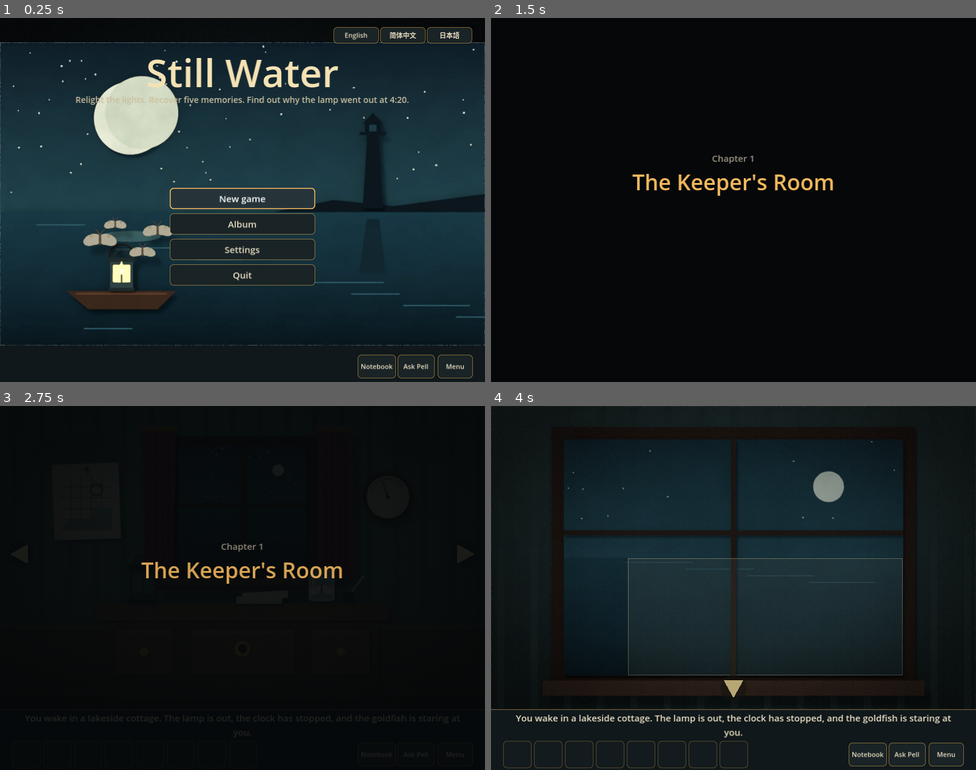
Above: before the commit, frames 1-4 (two rows, left to right).
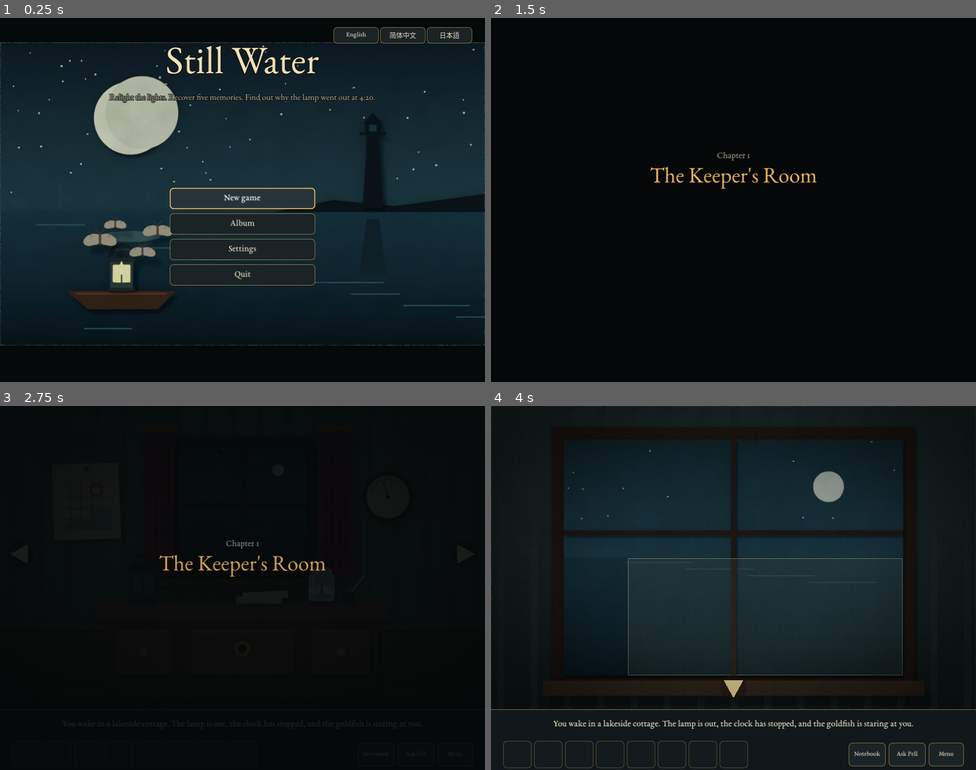
Above: after the commit, the same moments.

Repository: pemense2w/-
Game: Godot game, scene res://game/main.tscn
The game is run twice, just before and just after one commit, with the same random seed, the same clock (stepped at 60 frames per second) and the same inputs.
Inputs (mouse positions are in pixels of both pictures, inside the frame that each line leads up to):
- Up to frame 1 (0.25 s): no input
- Up to frame 2 (1.5 s): click "New game" at 0.5 s; tap Enter at 1.25 s; drag from (733, 200) to (782, 119) at 1.27 s
- Up to frame 3 (2.75 s): click (24, 755) at 2.02 s
- Up to frame 4 (4 s): click (549, 755) at 2.77 s; drag from (733, 507) to (709, 660) at 3.52 s

The runs differ from the first frame. In frame 1, 7.9% of the frame differs, in the area x 2-98%, y 3-99%; in frame 2, 1.2%; in frame 3, 1.3%; in frame 4, 1.6%.

Commit message:
Fonts for en/zh/ja, title screen fixes, README, export presets, cross-cutting tests
- assets/fonts: EB Garamond / Liberation Sans / Noto CJK subsets (tools/make_fonts.py)
- root theme font follows language and plain-font setting
- title: full-viewport backdrop, outlined title and tagline
- tests/test_misc.gd: save/load, migration, settings, hint timing, chapter select, localisation completeness
- tests/shots_loc.gd: zh/ja screenshots

Co-Authored-By: Claude Sonnet 5.5 <noreply@anthropic.com>
Claude-Session: https://claude.ai/code/session_013zPNuHWMNQ4uk7PKS4yF48

Diff:
--- a/game/core/title_screen.gd
+++ b/game/core/title_screen.gd
@@ -15,7 +15,7 @@
 	mouse_filter = Control.MOUSE_FILTER_STOP
 	var bgc := ColorRect.new()
 	bgc.color = Color("#070b0d")
-	bgc.size = size
+	bgc.size = Vector2(1600, 1200)
 	add_child(bgc)
 	var v: Dictionary = G.views.get("ui_title", {})
 	if not v.is_empty():
@@ -29,17 +29,21 @@
 		add_child(tr)
 	var shade := ColorRect.new()
 	shade.color = Color(0, 0, 0, 0.18)
-	shade.size = size
+	shade.size = Vector2(1600, 1200)
 	shade.mouse_filter = Control.MOUSE_FILTER_IGNORE
 	add_child(shade)
 	var t := UI.label(L.t("game.title"), 124, Color("#f4e2b4"), HORIZONTAL_ALIGNMENT_CENTER, false)
 	t.add_theme_font_override("font", Fonts.world())
 	t.add_theme_font_size_override("font_size", 128)
+	t.add_theme_color_override("font_outline_color", Color(0.03, 0.05, 0.07, 0.85))
+	t.add_theme_constant_override("outline_size", 10)
 	t.position = Vector2(0, 90)
 	t.size = Vector2(1600, 160)
 	add_child(t)
 	var sub := UI.label(L.t("game.tagline"), 28, Color("#cbbf9f"), HORIZONTAL_ALIGNMENT_CENTER, false)
 	sub.add_theme_font_override("font", Fonts.world())
+	sub.add_theme_color_override("font_outline_color", Color(0.03, 0.05, 0.07, 0.9))
+	sub.add_theme_constant_override("outline_size", 8)
 	sub.position = Vector2(200, 250)
 	sub.size = Vector2(1200, 40)
 	add_child(sub)
--- a/game/main.gd
+++ b/game/main.gd
@@ -176,7 +176,13 @@
 	add_child(b)
 	return b
 
+func _apply_theme_font() -> void:
+	var th := Theme.new()
+	th.default_font = Fonts.ui()
+	theme = th
+
 func _relabel() -> void:
+	_apply_theme_font()
 	btn_nb.text = L.t("ui.notebook")
 	btn_pell.text = L.t("ui.ask_pell")
 	btn_menu.text = L.t("ui.menu")
@@ -188,6 +194,7 @@
 	_on_changed()
 
 func _apply_settings() -> void:
+	_apply_theme_font()
 	caption.add_theme_font_size_override("font_size", UI.fs(30))
 	caption.add_theme_font_override("font", Fonts.ui())
 	btn_nb.visible = not G.settings.purist
--- /dev/null
+++ b/tests/shots_loc.gd
@@ -0,0 +1,36 @@
+extends "res://tests/test_base.gd"
+## Screenshots of UI and text-heavy screens in zh / ja (run under xvfb-run, without --headless).
+func _initialize() -> void:
+	_run()
+func _run() -> void:
+	await boot()
+	for lang in ["zh", "ja"]:
+		L.set_language(lang)
+		G.new_game()
+		await tick(3)
+		await shot("loc_%s_c1_start" % lang)
+		G.say_text(L.t("c1.intro"))
+		await tick(3)
+		await shot("loc_%s_c1_say" % lang)
+		main.ask_pell(); await tick(4); await shot("loc_%s_hint" % lang)
+		main._close_modal(); await tick(2)
+		G.note("clock_fish"); G.note("floats"); G.note("shapes")
+		main.open_notebook(); await tick(3); await shot("loc_%s_notebook" % lang)
+		main._close_modal(); await tick(2)
+		main.open_settings(); await tick(3); await shot("loc_%s_settings" % lang)
+		main._close_modal(); await tick(2)
+		main.open_pause(); await tick(3); await shot("loc_%s_pause" % lang)
+		main._close_modal(); await tick(2)
+		main.show_title(); await tick(4); await shot("loc_%s_title" % lang)
+		main.title.queue_free(); main.title = null; main.modal = null; await tick(2)
+		G.new_game(); await tick(2)
+		main.open_album(); await tick(3); await shot("loc_%s_album" % lang)
+		main._close_modal(); await tick(2)
+		var es = load("res://game/core/end_screen.gd").new()
+		main.overlay.add_child(es); es.setup("A"); await tick(30); await shot("loc_%s_end" % lang)
+		es.queue_free(); await tick(2)
+		var sp: Control = load("res://game/core/stage_player.gd").new()
+		main.overlay.add_child(sp); sp.play(1)
+		await tick(120); await shot("loc_%s_memory" % lang)
+		sp.queue_free(); await tick(2)
+	finish()
--- /dev/null
+++ b/tests/test_misc.gd
@@ -0,0 +1,123 @@
+extends "res://tests/test_base.gd"
+## Cross-cutting checks: save/load, settings, hint timing, chapter select, localisation completeness.
+
+func _initialize() -> void:
+	_run()
+
+func _run() -> void:
+	await boot()
+	# ---- localisation completeness: every puzzle in every chapter has three hint tiers in every language
+	G.new_game()
+	await tick()
+	for n in range(1, 6):
+		G._load_chapter(n)
+		var pz: Array = G.chapter.puzzles()
+		check(pz.size() >= 5, "chapter %d lists its puzzles (%d)" % [n, pz.size()])
+		for p in pz:
+			for lang in L.LANGS:
+				L.lang = lang
+				for tier in [1, 2, 3]:
+					check(L.has_key("hint.%s.%d" % [p.id, tier]), "hint.%s.%d missing (%s)" % [p.id, tier, lang])
+					var t: String = L.t("hint.%s.%d" % [p.id, tier])
+					check(not t.begins_with("⟦"), "hint.%s.%d unresolved (%s)" % [p.id, tier, lang])
+			L.lang = "en"
+	# every language table carries every English key, with the same placeholders
+	for lang in ["zh", "ja"]:
+		var missing := 0
+		for k in L._tables["en"]:
+			if not L._tables[lang].has(k):
+				missing += 1
+		check(missing == 0, "%s table is missing %d keys" % [lang, missing])
+	# every item has a name and description in every language
+	var named := 0
+	for it in G.items_meta:
+		if L._tables["en"].has("item.%s.name" % it):
+			named += 1
+			for lang in ["zh", "ja"]:
+				check(L._tables[lang].has("item.%s.name" % it) and L._tables[lang].has("item.%s.desc" % it), "item %s named and described in %s" % [it, lang])
+	check(named > 20, "items have names (%d)" % named)
+	for lang in L.LANGS:
+		for f in ["world", "ui", "plain"]:
+			var suffix: String = "" if lang == "en" else "_" + lang
+			check(ResourceLoader.exists("res://assets/fonts/%s%s.ttf" % [f, suffix]), "font %s%s.ttf present" % [f, suffix])
+
+	# ---- save / load round trip
+	G.new_game()
+	await tick()
+	G.give("candle", true)
+	G.setf("clock_set")
+	G.inc("counter", 3)
+	G.note("clock_fish")
+	G.s.stats.play_time = 123.0
+	await at("c1_e")
+	G.save()
+	check(G.has_save(), "a save file exists")
+	var saved_view: String = G.s.view
+	G.s = {}
+	G.in_game = false
+	var ok: bool = G.continue_game()
+	await tick(2)
+	check(ok, "continue_game succeeds")
+	check(G.s.view == saved_view, "view restored (%s)" % G.s.view)
+	check(G.has("candle"), "satchel restored")
+	check(G.f("clock_set") and G.fi("counter") == 3, "flags and counters restored")
+	check("clock_fish" in G.s.notes, "notebook restored")
+	check(absf(float(G.s.stats.play_time) - 123.0) < 5.0, "play time restored (%s)" % G.s.stats.play_time)
+	# an old save without newer keys migrates instead of breaking
+	var old := {"v": 0, "chapter": 2, "view": "", "items": ["candle"], "flags": {}}
+	var mig: Dictionary = G._migrate(old)
+	check(mig.has("hints") and mig.has("stats") and mig.has("notes") and mig.has("frags"), "old saves migrate")
+	check(mig.v == G.SAVE_VERSION, "migrated save carries the current version")
+
+	# ---- settings persist and apply
+	G.set_setting("purist", true)
+	G.set_setting("text_scale", 1.4)
+	G.set_setting("lang", "ja")
+	check(L.lang == "ja", "language setting switches the string table")
+	var again := {}
+	again = G._read_json(G._save_dir + "settings.json", {})
+	check(again.get("purist", false) == true and is_equal_approx(float(again.get("text_scale", 0)), 1.4), "settings are written to disk")
+	check(again.get("lang", "") == "ja", "language persists")
+	G.new_game(); await tick(2)
+	main.open_notebook()
+	check(main.modal == null, "purist mode: notebook does not open")
+	G.set_setting("purist", false)
+	main.open_notebook()
+	check(main.modal != null, "notebook opens when purist mode is off")
+	main._close_modal(); await tick(2)
+	G.set_setting("text_scale", 1.0)
+	G.set_setting("lang", "en")
+
+	# ---- hints: first tier at once, later tiers wait, then give the answer
+	G.test_mode = false
+	G.new_game(); await tick(2)
+	var h1: Dictionary = G.request_hint()
+	check(h1.tier == 1 and h1.wait == 0.0, "first hint is tier 1 immediately")
+	var h2: Dictionary = G.request_hint()
+	check(h2.tier == 1 and h2.wait > 0.0, "second hint must wait (%s s left)" % h2.wait)
+	check(h2.text.contains("\n\n"), "waiting hint says how long")
+	var stats_hints: int = G.s.stats.hints
+	check(stats_hints == 1, "hint counter counts a tier once")
+	# pretend the wait elapsed
+	var pid: String = h1.pid
+	G.s.hints[pid].t = float(G.s.hints[pid].t) - 100.0
+	var h3: Dictionary = G.request_hint()
+	check(h3.tier == 2 and h3.wait == 0.0, "tier 2 after waiting")
+	G.s.hints[pid].t = float(G.s.hints[pid].t) - 100.0
+	var h4: Dictionary = G.request_hint()
+	check(h4.tier == 3, "tier 3 gives the answer")
+	var h5: Dictionary = G.request_hint()
+	check(h5.tier == 3 and h5.wait == 0.0, "tier 3 is final")
+	G.test_mode = true
+
+	# ---- chapter select: each chapter starts in a real view with its carried kit
+	for n in range(1, 6):
+		G.select_chapter(n)
+		await tick(2)
+		check(G.views.has(G.s.view), "chapter %d starts in a real view (%s)" % [n, G.s.view])
+		check(int(G.s.chapter) == n, "chapter number %d recorded" % n)
+		check(int(G.profile.unlocked) >= n, "chapter %d unlocked" % n)
+	# ---- endings are recorded in the profile
+	G.finish_game("B")
+	check("B" in G.profile.endings and G.profile.finished, "ending recorded in profile")
+	finish()
Binary file added: assets/fonts/plain.ttf
Not shown, added: assets/fonts/plain.ttf.import
Binary file added: assets/fonts/plain_ja.ttf
Not shown, added: assets/fonts/plain_ja.ttf.import
Binary file added: assets/fonts/plain_zh.ttf
Not shown, added: assets/fonts/plain_zh.ttf.import
Binary file added: assets/fonts/ui.ttf
Not shown, added: assets/fonts/ui.ttf.import
Binary file added: assets/fonts/ui_ja.ttf
Not shown, added: assets/fonts/ui_ja.ttf.import
Binary file added: assets/fonts/ui_zh.ttf
Not shown, added: assets/fonts/ui_zh.ttf.import
(and 10 more such lines)
